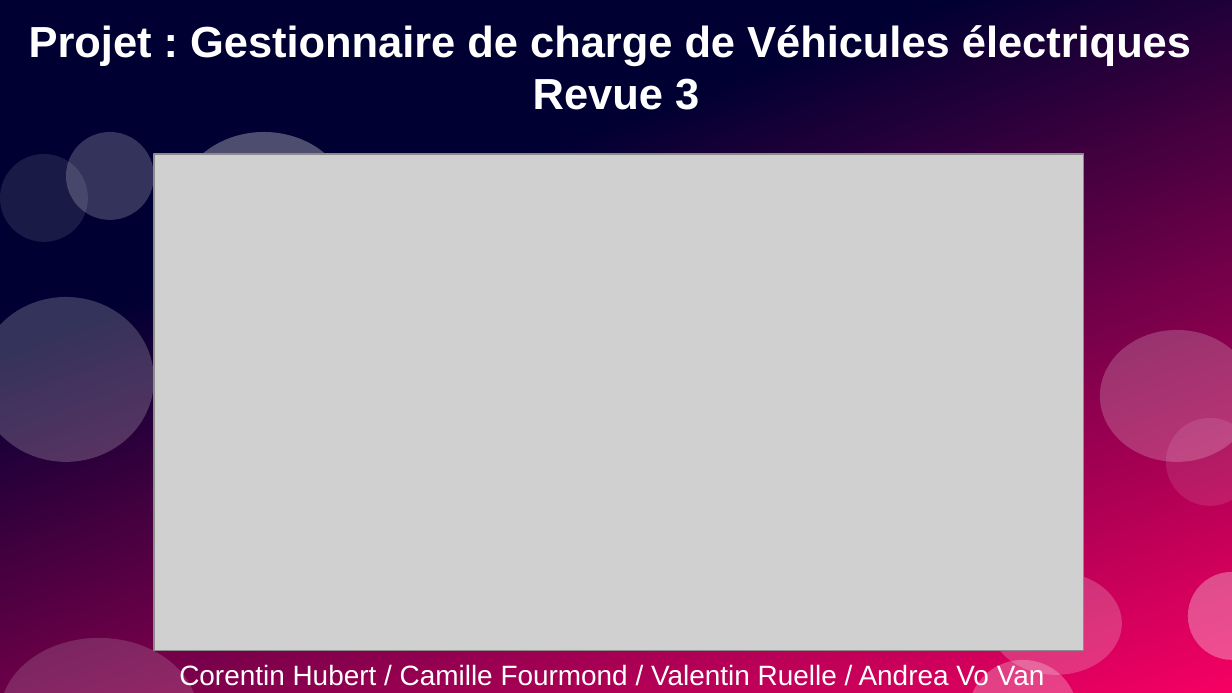
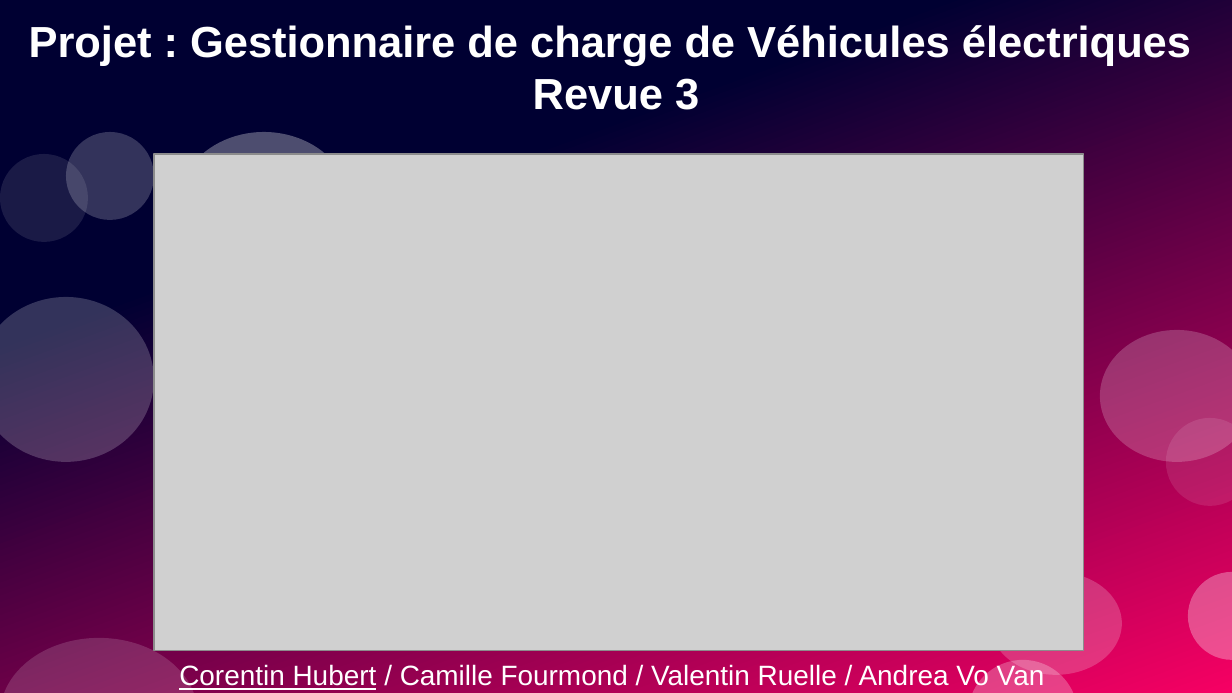
Before and after one commit to Corentinh2/PROJET_GESTIONNAIRE_DE_CHARGE, a slide deck: slide 1 of revue3/diapo_revue_3.odp. Drawn at 1232x693 pixels with LibreOffice and Linux fonts; fonts in the diff are those of the drawing; grey boxes stand for pictures. Boxes give left, top, right and bottom in pixels: in the first picture for what was removed or moved away, otherwise in the second. Text is boxed around its words. In the diff, an @@ line names an element or a change of style, - is before the commit and + after.

Commit message:
diapo definitif revue 3

```diff
--- a/revue3/diapo_revue_3.odp
+++ b/revue3/diapo_revue_3.odp
@@ text "Corentin Hubert / Camille Fourmond ..." at <box>179,663,1045,690</box>: underline on in "Corentin Hubert" @@
```
Also in this commit, not shown: 8 other slides changed, 15 slides added, 8 slides removed, 4 other files.
